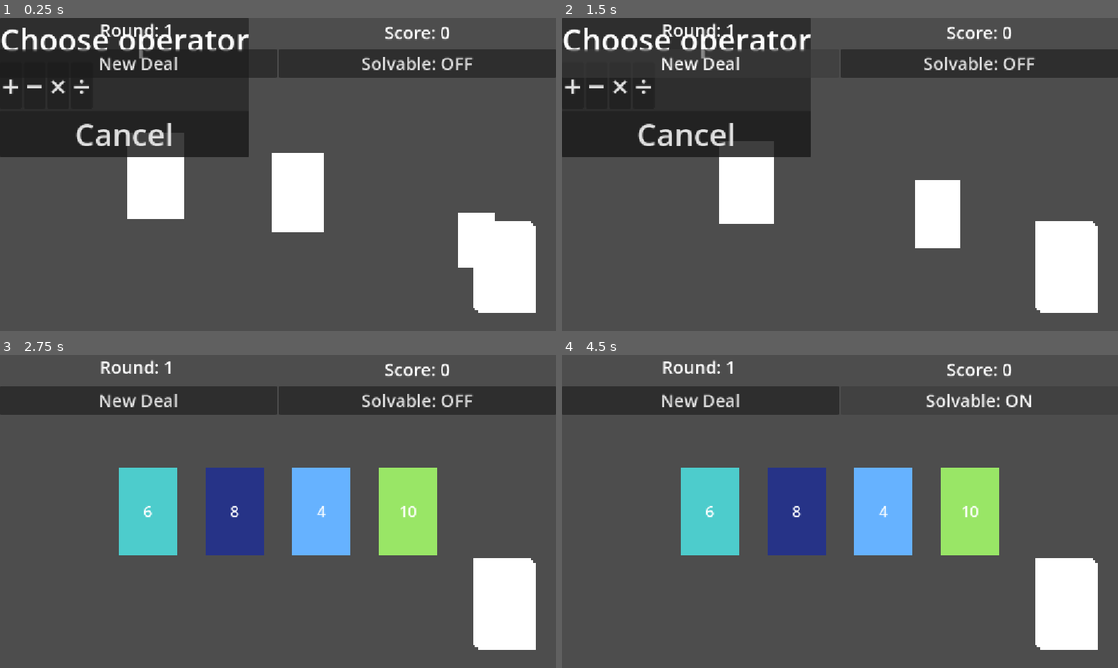
Above: before the commit, frames 1-4 (two rows, left to right).
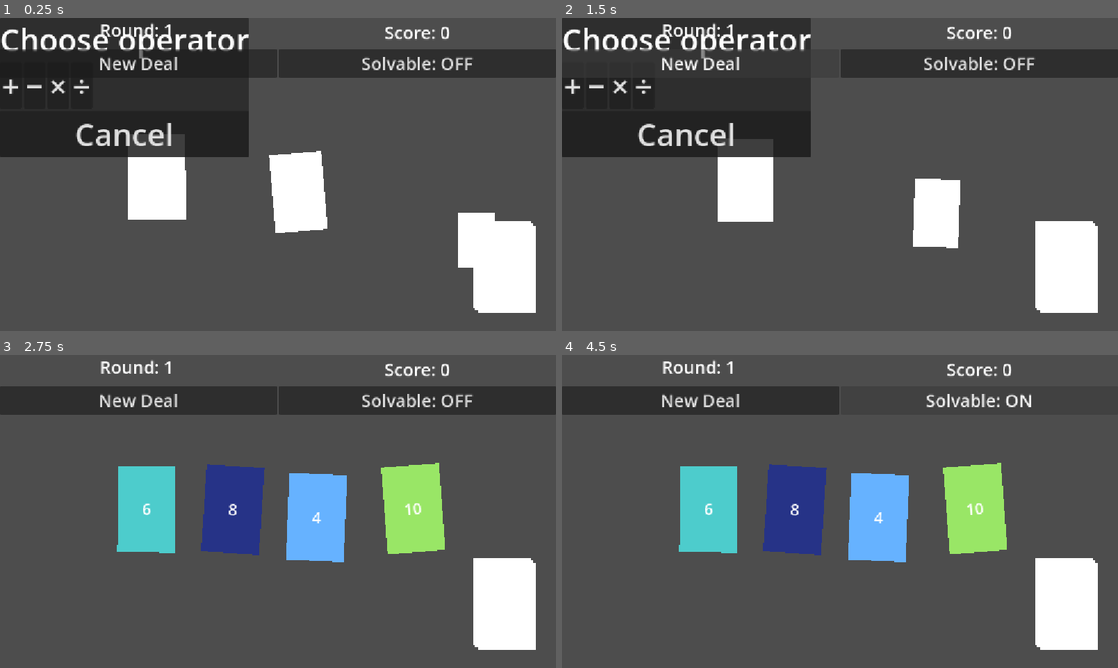
Above: after the commit, the same moments.

Repository: sky-q-xu/card-24
Game: Godot game, scene res://scenes/main.tscn
Two runs of this game, one before a commit and one after it. Both use one fixed random seed, a clock stepped at 60 frames per second and the inputs below.
Inputs:
- Up to frame 1 (0.25 s): no input
- Up to frame 2 (1.5 s): click "New Deal" at 0.5 s; click "New Deal" at 1.25 s
- Up to frame 3 (2.75 s): click "+" at 2 s
- Up to frame 4 (4.5 s): click "Solvable: OFF" at 2.75 s; click "Solvable: ON" at 3.5 s; click "Solvable: OFF" at 4.25 s

The runs differ from the first frame. In frame 1, 0.4% of the frame differs, in the area x 22-59%, y 36-69%; in frame 2, 0.4%; in frame 3, 2.4%, in the area x 21-80%, y 34-67%; in frame 4, 2.4%.
Error before the commit: Invalid assignment of property or key 'input_enabled' with value of type 'bool' on a base object of type 'Nil'. (res://scripts/main.gd:51)
Error after the commit: Invalid assignment of property or key 'input_enabled' with value of type 'bool' on a base object of type 'Nil'. (res://scripts/main.gd:60)

Commit message:
Add natural jitter and rotation to card deal animation
Each card lands at a slightly randomized position (±10px) and rotation
(±7°), making deals look casually tossed. Missed drops restore both
position and rotation.

Co-Authored-By: Claude Sonnet 4.6 <noreply@anthropic.com>

Diff:
--- a/scripts/card.gd
+++ b/scripts/card.gd
@@ -11,6 +11,7 @@
 var _dragging: bool = false
 var _drag_offset: Vector2
 var _original_position: Vector2
+var _original_rotation: float
 
 func setup(v: float, d: String, s: int) -> void:
 	value = v
@@ -62,6 +63,7 @@
 		if event.button_index == MOUSE_BUTTON_LEFT:
 			if event.pressed and _is_mouse_over():
 				_original_position = global_position
+				_original_rotation = rotation
 				_dragging = true
 				_drag_offset = global_position - event.global_position
 				z_index = 10
@@ -81,3 +83,4 @@
 			emit_signal("dropped_on", self, target)
 			return
 	global_position = _original_position
+	rotation = _original_rotation
--- a/scripts/main.gd
+++ b/scripts/main.gd
@@ -8,6 +8,8 @@
 
 const DEAL_STAGGER := 0.12
 const DEAL_DURATION := 0.35
+const JITTER_POS := 10.0
+const JITTER_ROT := 0.12
 
 var _live_cards: Array = []
 
@@ -37,11 +39,18 @@
 const FLIP_DURATION := 0.12
 
 func _animate_deal(card: Card, target_position: Vector2, index: int) -> void:
+	var final_pos := target_position + Vector2(
+		randf_range(-JITTER_POS, JITTER_POS),
+		randf_range(-JITTER_POS, JITTER_POS)
+	)
+	var final_rot := randf_range(-JITTER_ROT, JITTER_ROT)
 	var tween := create_tween()
 	tween.tween_interval(index * DEAL_STAGGER)
-	tween.tween_property(card, "global_position", target_position, DEAL_DURATION) \
+	tween.tween_property(card, "global_position", final_pos, DEAL_DURATION) \
 		.set_trans(Tween.TRANS_CUBIC).set_ease(Tween.EASE_OUT)
 	tween.parallel().tween_property(card, "scale", Vector2.ONE, DEAL_DURATION) \
+		.set_trans(Tween.TRANS_CUBIC).set_ease(Tween.EASE_OUT)
+	tween.parallel().tween_property(card, "rotation", final_rot, DEAL_DURATION) \
 		.set_trans(Tween.TRANS_CUBIC).set_ease(Tween.EASE_OUT)
 	tween.tween_property(card, "scale:x", 0.0, FLIP_DURATION) \
 		.set_trans(Tween.TRANS_SINE).set_ease(Tween.EASE_IN)
